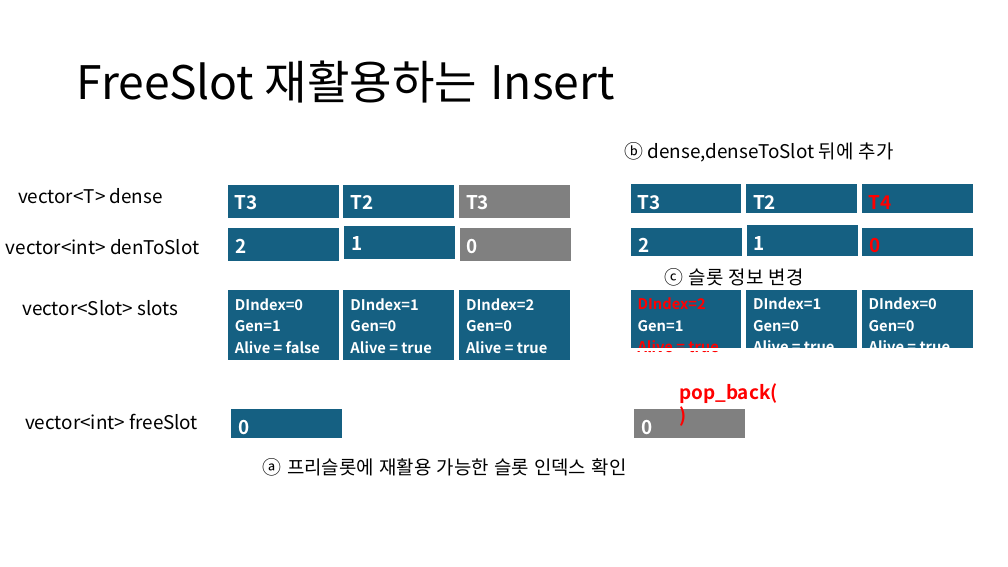
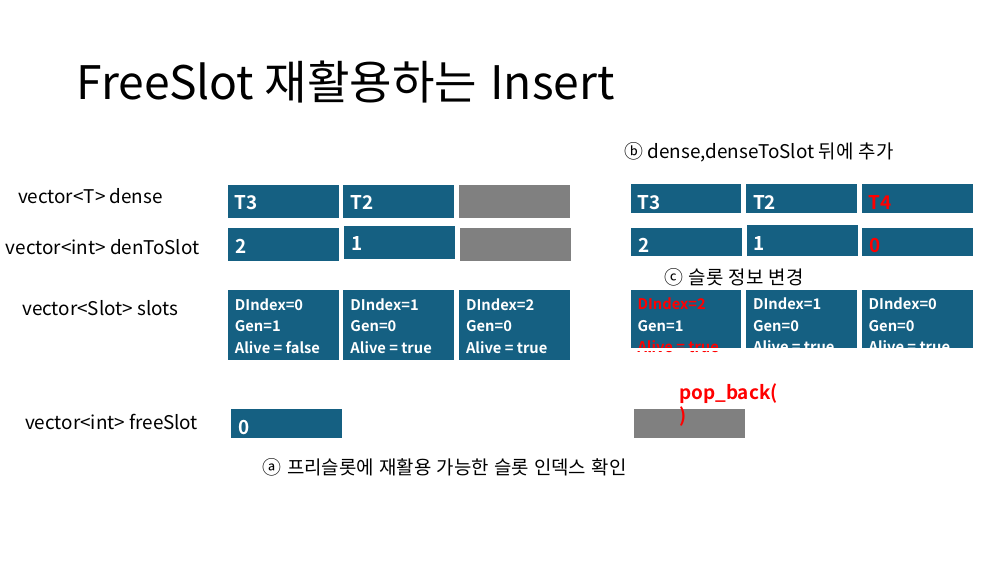
Before and after one commit to ldw9981/DataStructureAndAlgorithm, a slide deck: slide 6 of Documents/SlotMap.pptx. Drawn at 1008x567 pixels with LibreOffice and Linux fonts; fonts in the diff are those of the drawing. Boxes give left, top, right and bottom in pixels: in the first picture for what was removed or moved away, otherwise in the second. Text is boxed around its words. In the diff, an @@ line names an element or a change of style, - is before the commit and + after.

Commit message:
update

```diff
--- a/Documents/SlotMap.pptx
+++ b/Documents/SlotMap.pptx
@@ table at bbox=[458, 185, 570, 216] @@
-row 1, column 1: T3
+row 1, column 1: 
@@ table at bbox=[459, 228, 571, 259] @@
-row 1, column 1: 0
+row 1, column 1: 
@@ table at bbox=[634, 408, 746, 439] @@
-row 1, column 1: 0
+row 1, column 1: 
```
Also in this commit, not shown: 1 other slide changed.
